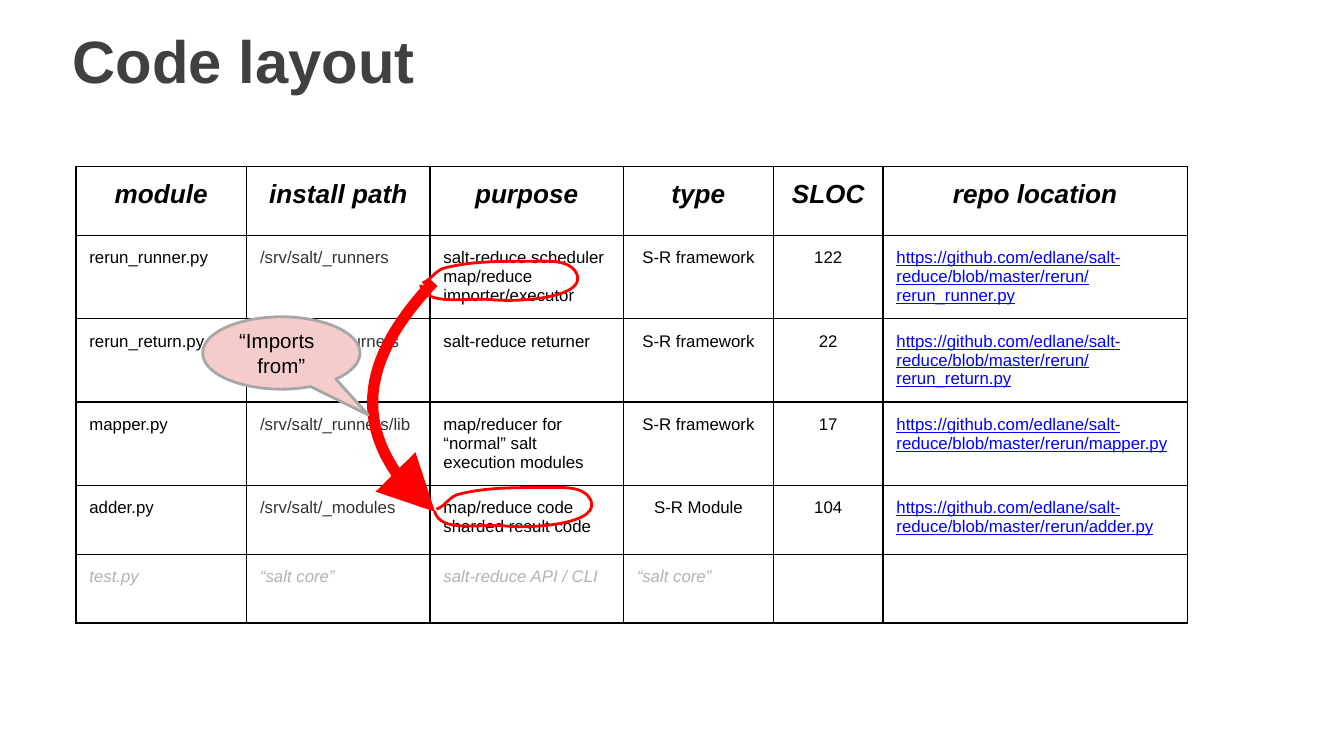
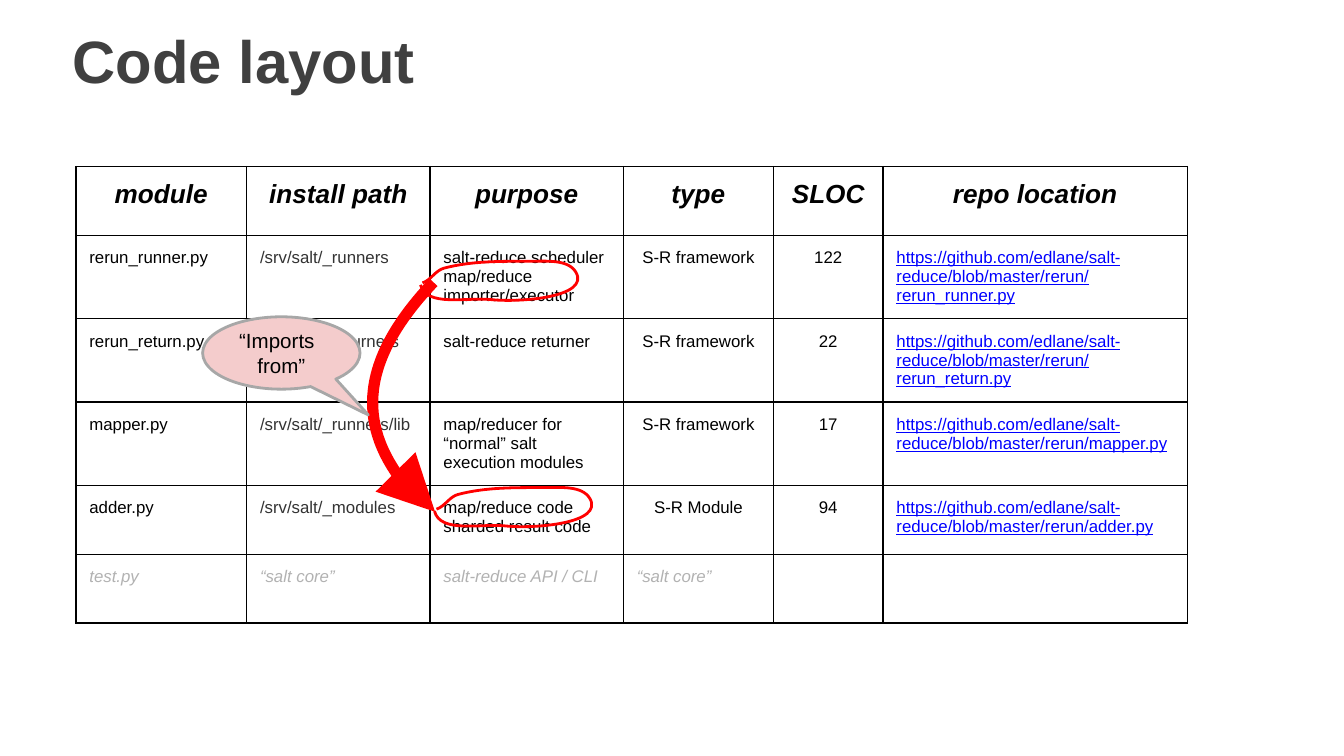
Before and after one commit to edlane/salt-reduce, a slide deck: slide 15 of rerun/saltconf15/SaltConf15 slide template.pptx.pptx (slide 16 before the commit). Drawn at 1344x756 pixels with LibreOffice and Linux fonts; fonts in the diff are those of the drawing; background and template pictures are left out. Boxes give left, top, right and bottom in pixels: in the first picture for what was removed or moved away, otherwise in the second. Text is boxed around its words. In the diff, an @@ line names an element or a change of style, - is before the commit and + after.

```diff
--- a/rerun/saltconf15/SaltConf15 slide template.pptx.pptx
+++ b/rerun/saltconf15/SaltConf15 slide template.pptx.pptx
@@ table at (77, 167, 1189, 607) @@
-row 5, column 5: 104
+row 5, column 5: 94
```
Also in this commit, not shown: 3 other slides changed, 1 slide added, 2 slides removed.
